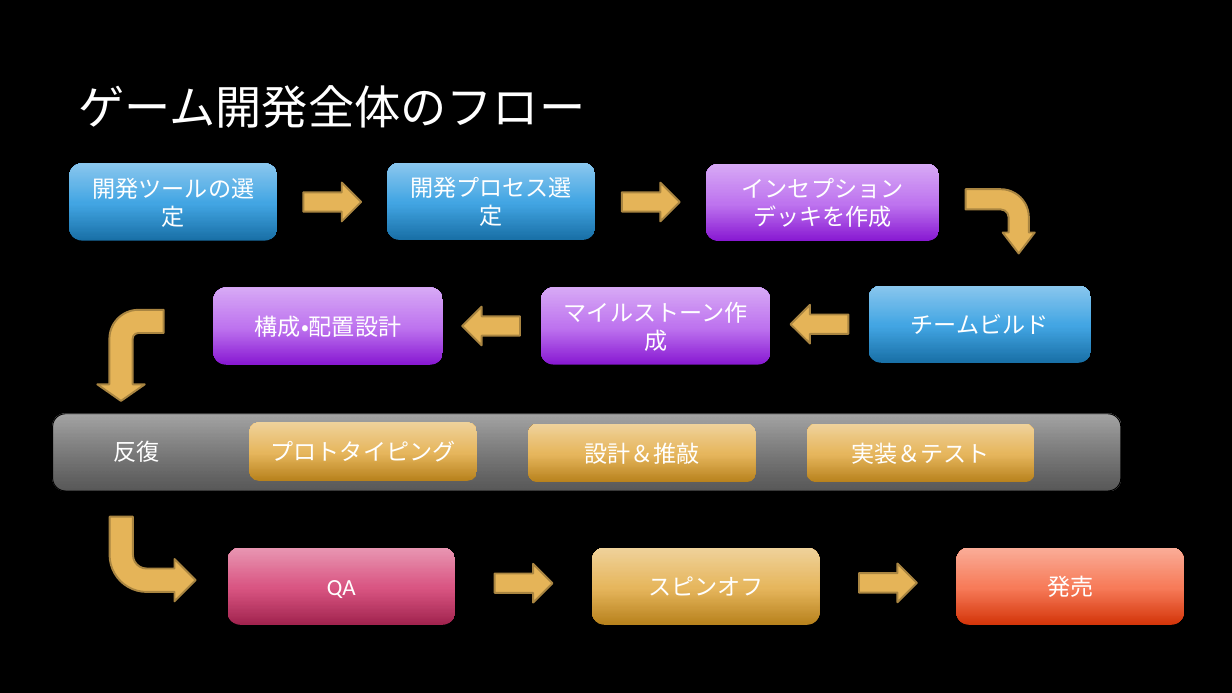
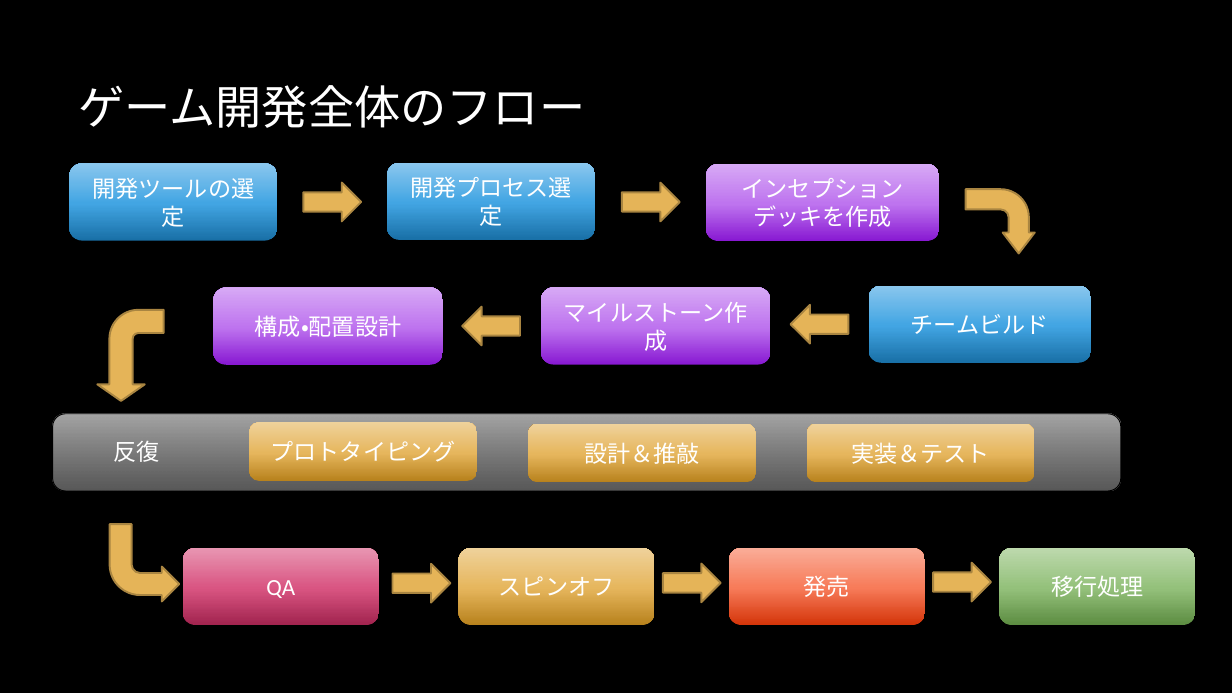
Before and after one commit to ssa-study/documents, a slide deck: slide 3 of ゲーム開発基本設計.pptx. Drawn at 1232x693 pixels with LibreOffice and Linux fonts; fonts in the diff are those of the drawing; background and template pictures are left out. Boxes give left, top, right and bottom in pixels: in the first picture for what was removed or moved away, otherwise in the second. Text is boxed around its words. In the diff, an @@ line names an element or a change of style, - is before the commit and + after.

Commit message:
ゲーム開発方針

```diff
--- a/ゲーム開発基本設計.pptx
+++ b/ゲーム開発基本設計.pptx
@@ bent arrow: place and size @@
-bent arrow at box(110, 517, 196, 602)
+bent arrow at box(110, 524, 179, 602)
@@ bent arrow at box(110, 524, 179, 602): proportions changed @@
@@ rounded rectangle "QA": place and size @@
-rounded rectangle "QA" at box(227, 548, 455, 626)
+rounded rectangle "QA" at box(183, 548, 379, 626)
@@ right arrow: place and size @@
-right arrow at box(494, 564, 553, 603)
+right arrow at box(393, 564, 451, 603)
@@ rounded rectangle "スピンオフ": place and size @@
-rounded rectangle "スピンオフ" at box(592, 548, 820, 626)
+rounded rectangle "スピンオフ" at box(458, 548, 654, 626)
@@ right arrow: place and size @@
-right arrow at box(860, 564, 918, 603)
+right arrow at box(663, 564, 721, 603)
@@ rounded rectangle "発売": place and size @@
-rounded rectangle "発売" at box(957, 548, 1184, 626)
+rounded rectangle "発売" at box(729, 548, 925, 626)
@@ right arrow added at box(933, 563, 992, 602), fill #E5B458, outline #A98541 1.5 pt @@
@@ rounded rectangle added at box(999, 548, 1195, 626), fill gradient #5D8D42 to #94C17B to #BDD9AD, 18 pt, text #FFFFFF @@
+移行処理
```
Also in this commit, not shown: 3 other slides changed, 3 slides added.
